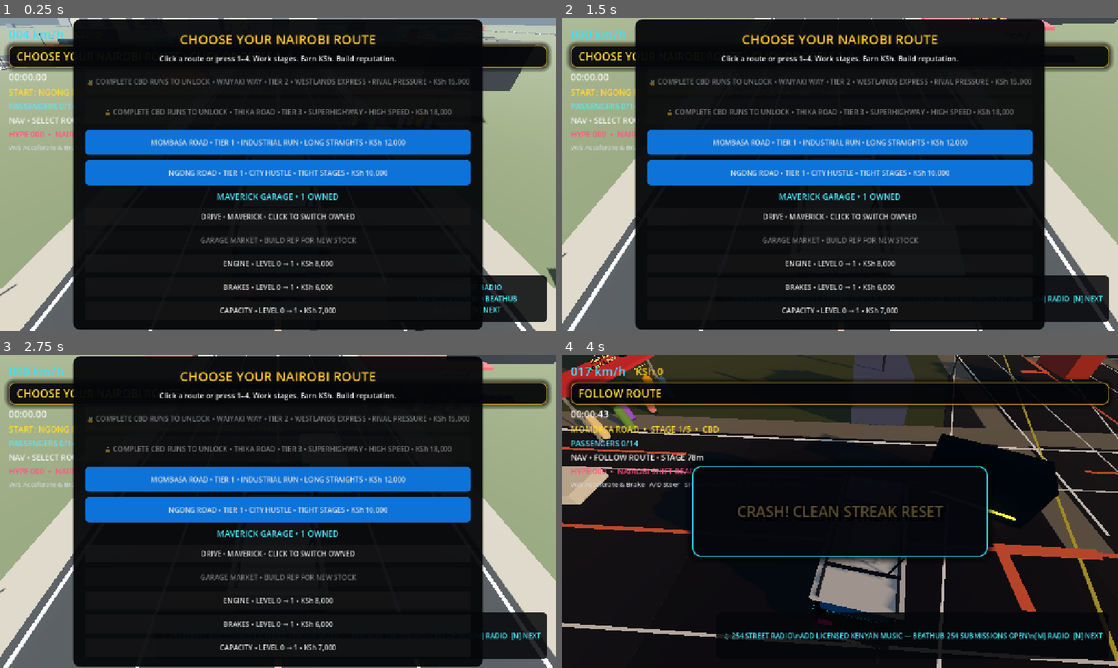
Above: before the commit, frames 1-4 (two rows, left to right).
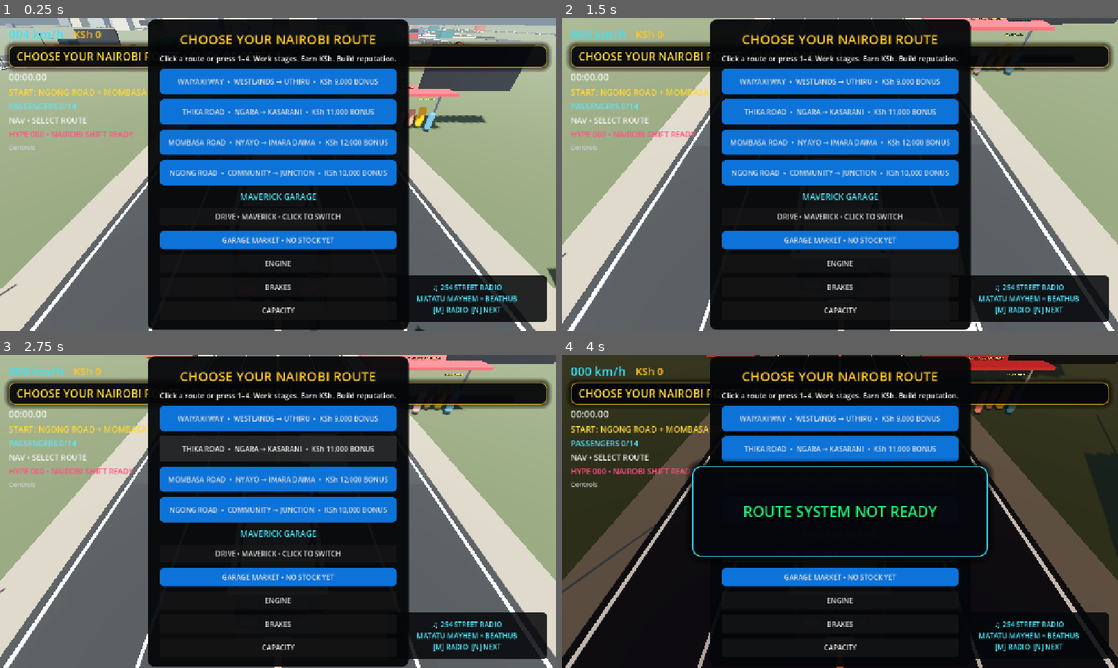
Above: after the commit, the same moments.

Repository: beathubonline-arch/Matatu-Mayhem
Game: Godot game, scene res://scenes/main/Main.tscn
Same seed, same stepped clock (60 frames per second), same inputs: the game is played once before the commit and once after it.
Inputs (mouse positions are in pixels of both pictures, inside the frame that each line leads up to):
- Up to frame 1 (0.25 s): no input
- Up to frame 2 (1.5 s): tap A (steer_left) at 0.5, 1.25 s; move the mouse to (962, 158) at 0.52 s; hold D (steer_right) 0.53-1.28 s; hold M (radio_toggle) 0.53-1.28 s; click (962, 158) at 0.67 s; move the mouse to (728, 190) at 1.27 s; hold S (brake) from 1.28 s (still down); tap N (radio_next) at 1.35 s
- Up to frame 3 (2.75 s): tap M (radio_toggle) at 1.55 s; tap A (steer_left) at 2 s; move the mouse to (333, 442) at 2.02 s; release S (brake) at 2.03 s; hold D (steer_right) from 2.03 s (still down); hold M (radio_toggle) from 2.03 s (still down)
- Up to frame 4 (4 s): tap A (steer_left) at 2.75 s; move the mouse to (812, 574) at 2.77 s; release D (steer_right) at 2.78 s; release M (radio_toggle) at 2.78 s; hold W (accelerate) 2.78-3.5 s; tap L at 2.85 s; click (812, 574) at 2.92 s; tap M (radio_toggle) at 3.05 s; click "MOMBASA ROAD • TIER 1 • INDUS…" (after the commit: "MOMBASA ROAD • NYAYO → IMARA …") at 3.5 s

The runs differ from the first frame. In frame 1, 37% of the frame differs, in the area x 1-87%, y 0-100%; in frame 2, 38%; in frame 3, 35%; in frame 4, 47%, in the area x 0-100%, y 0-100%.
Error after the commit: Parse Error: Cannot infer the type of "path" variable because the value doesn't have a set type. (res://scripts/audio/MatatuRadio.gd:52)

Commit message:
Make 254 Street Radio export-safe on Web

Diff:
--- a/scripts/audio/MatatuRadio.gd
+++ b/scripts/audio/MatatuRadio.gd
@@ -11,6 +11,12 @@
 
 const RADIO_DIR := "res://audio/radio"
 const MANIFEST_PATH := "res://audio/radio/catalog.json"
+const RADIO_FILES := [
+	"Buruklyn Boyz - 24.ogg",
+	"Buruklyn Boyz - East Kwetu.ogg",
+	"Mtu Mboka & Moti The NRG - Morio Wa Me.ogg",
+	"NI GENJE - Stickman.ogg",
+]
 
 var _tracks: Array[Dictionary] = []
 var _current_index := 0
@@ -42,39 +48,33 @@
 func _discover_tracks() -> void:
 	_tracks.clear()
 	var manifest := _load_manifest()
-	var dir := DirAccess.open(RADIO_DIR)
-	if dir == null:
-		radio_catalog_changed.emit("254 STREET RADIO • NO AUDIO FOLDER")
-		return
-	dir.list_dir_begin()
-	var filename := dir.get_next()
-	while filename != "":
-		if not dir.current_is_dir():
-			var lower := filename.to_lower()
-			if lower.ends_with(".ogg") or lower.ends_with(".mp3") or lower.ends_with(".wav"):
-				var stream := load(RADIO_DIR + "/" + filename) as AudioStream
-				if stream != null:
-					var metadata: Dictionary = manifest.get(filename, {})
-					if not metadata.is_empty() and not bool(metadata.get("licensed_for_game", false)):
-						filename = dir.get_next()
-						continue
-					var display := filename.get_basename().replace("_", " ")
-					var artist := str(metadata.get("artist", "BeatHub / 254"))
-					var title := str(metadata.get("title", display))
-					var split_at := display.find(" - ")
-					if metadata.is_empty() and split_at > 0:
-						artist = display.substr(0, split_at).strip_edges()
-						title = display.substr(split_at + 3).strip_edges()
-					_tracks.append({
-						"stream": stream,
-						"title": title,
-						"artist": artist,
-						"source": str(metadata.get("source", "BEATHUB / LICENSED 254")),
-						"credit": str(metadata.get("credit", "")),
-						"licensed": bool(metadata.get("licensed_for_game", false))
-					})
-		filename = dir.get_next()
-	dir.list_dir_end()
+	for filename in RADIO_FILES:
+		var path := RADIO_DIR + "/" + filename
+		if not ResourceLoader.exists(path):
+			push_warning("254 Street Radio missing exported resource: " + path)
+			continue
+		var stream := load(path) as AudioStream
+		if stream == null:
+			push_warning("254 Street Radio could not load: " + path)
+			continue
+		var metadata: Dictionary = manifest.get(filename, {})
+		if not metadata.is_empty() and not bool(metadata.get("licensed_for_game", false)):
+			continue
+		var display := filename.get_basename().replace("_", " ")
+		var artist := str(metadata.get("artist", "BeatHub / 254"))
+		var title := str(metadata.get("title", display))
+		var split_at := display.find(" - ")
+		if metadata.is_empty() and split_at > 0:
+			artist = display.substr(0, split_at).strip_edges()
+			title = display.substr(split_at + 3).strip_edges()
+		_tracks.append({
+			"stream": stream,
+			"title": title,
+			"artist": artist,
+			"source": str(metadata.get("source", "BEATHUB / LICENSED 254")),
+			"credit": str(metadata.get("credit", "")),
+			"licensed": bool(metadata.get("licensed_for_game", false))
+		})
 	radio_catalog_changed.emit("254 STREET RADIO • %d LICENSED/LOCAL TRACKS READY" % _tracks.size())
 
 func _load_manifest() -> Dictionary:
@@ -125,8 +125,7 @@
 		_player.stop()
 		playback_state_changed.emit(false)
 	else:
-		_player.play()
-		playback_state_changed.emit(true)
+		_play_current()
 
 func get_current_track() -> Dictionary:
 	if _tracks.is_empty():
@@ -135,7 +134,7 @@
 
 func _emit_metadata() -> void:
 	if _tracks.is_empty():
-		station_changed.emit(station_name, "BEATHUB 254 SUBMISSIONS OPEN", "ADD LICENSED KENYAN MUSIC")
+		station_changed.emit(station_name, "RADIO FILES NOT AVAILABLE", "CHECK WEB EXPORT")
 		return
 	var track: Dictionary = _tracks[_current_index]
 	var artist := str(track["artist"])
